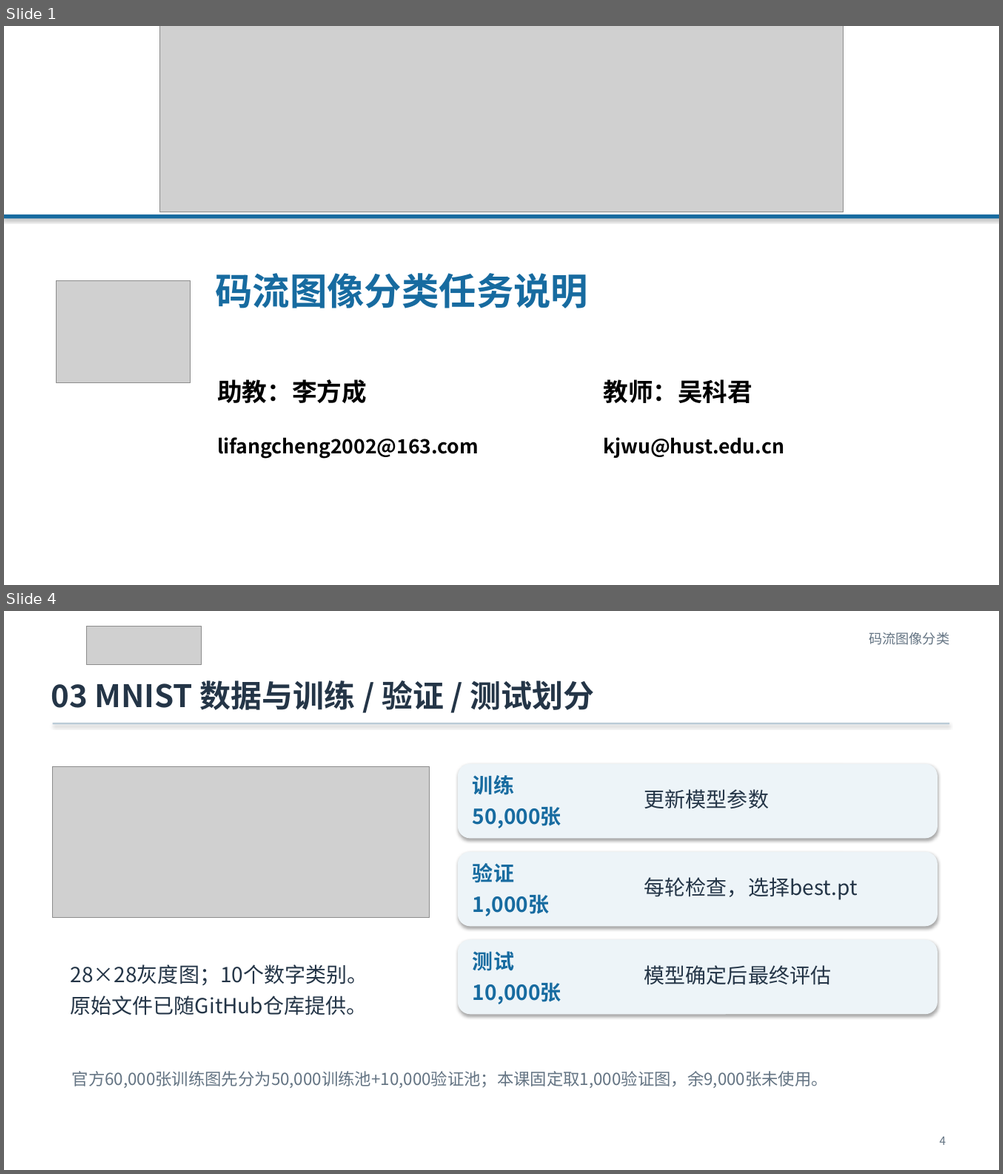
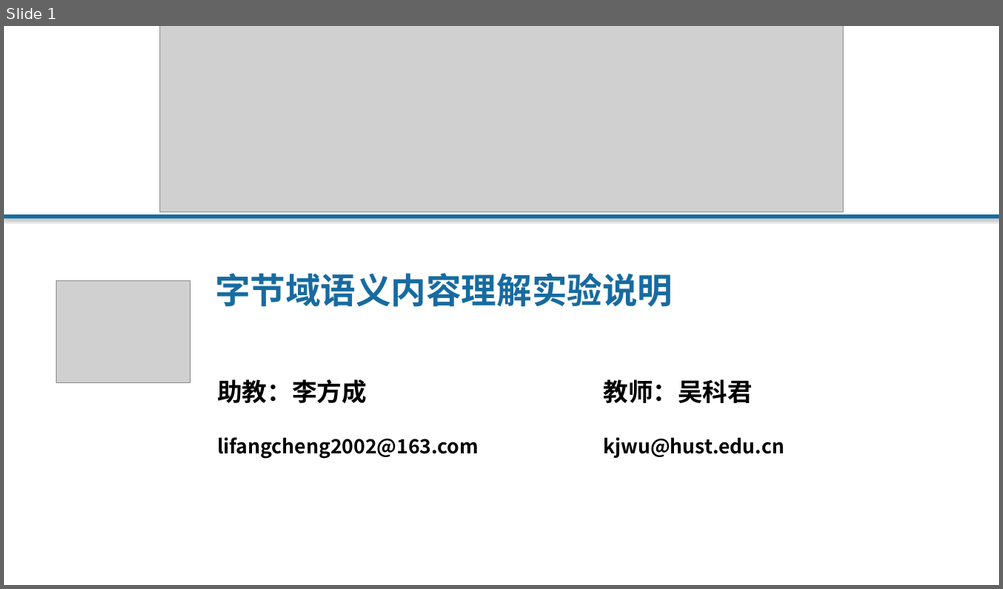
Before and after one commit to Franklin-L/byteformer-mnist-course, a slide deck: docs/ByteFormer_MNIST_零基础实验课.pptx. Shown one above the other, each under a label of ours: slides 1 and 4 before the commit, slide 1 after it; the slides between them are not shown. The pictures are 1003x1174 and 1003x589 pixels, drawn with LibreOffice and Linux fonts; fonts in the diff are those of the drawing; grey boxes stand for pictures. Boxes give left, top, right and bottom in pixels: in the first picture for what was removed or moved away, otherwise in the second. Text is boxed around its words. In the diff, an @@ line names an element or a change of style, - is before the commit and + after.

```diff
--- a/docs/ByteFormer_MNIST_零基础实验课.pptx
+++ b/docs/ByteFormer_MNIST_零基础实验课.pptx
@@ slide 4 removed at (4, 611, 999, 1170), background #FFFFFF @@
@@ picture removed at (87, 626, 202, 665) @@
@@ text removed at (868, 632, 949, 645) @@
-码流图像分类
@@ text removed at (51, 681, 594, 710) @@
-03 MNIST 数据与训练 / 验证 / 测试划分
@@ rectangle removed at (53, 723, 949, 724) @@
@@ rounded rectangle removed at (458, 764, 937, 839) @@
@@ picture removed at (53, 767, 430, 917) @@
@@ text removed at (472, 775, 561, 829) @@
-训练
-50,000张
@@ text removed at (644, 789, 768, 809) @@
-更新模型参数
@@ rounded rectangle removed at (458, 852, 937, 926) @@
@@ text removed at (472, 863, 549, 917) @@
-验证
-1,000张
@@ text removed at (644, 877, 857, 900) @@
-每轮检查，选择best.pt
@@ rounded rectangle removed at (458, 940, 937, 1014) @@
@@ text removed at (71, 965, 368, 1016) @@
-28×28灰度图；10个数字类别。
-原始文件已随GitHub仓库提供。
@@ text removed at (472, 951, 561, 1005) @@
-测试
-10,000张
@@ text removed at (644, 965, 831, 985) @@
-模型确定后最终评估
@@ text removed at (72, 1071, 828, 1088) @@
-官方60,000张训练图先分为50,000训练池+10,000验证池；本课固定取1,000验证图，余9,000张未使用。
@@ text removed at (939, 1136, 946, 1145) @@
-4
@@ slide 1 changed as well @@
@@ text at (215, 273, 672, 307): text changed; size 36 to 34 pt @@
-码流图像分类任务说明
+字节域语义内容理解实验说明
```
Also in this commit, not shown: 6 other slides changed, 9 slides added, 8 other slides removed, 9 other files.
